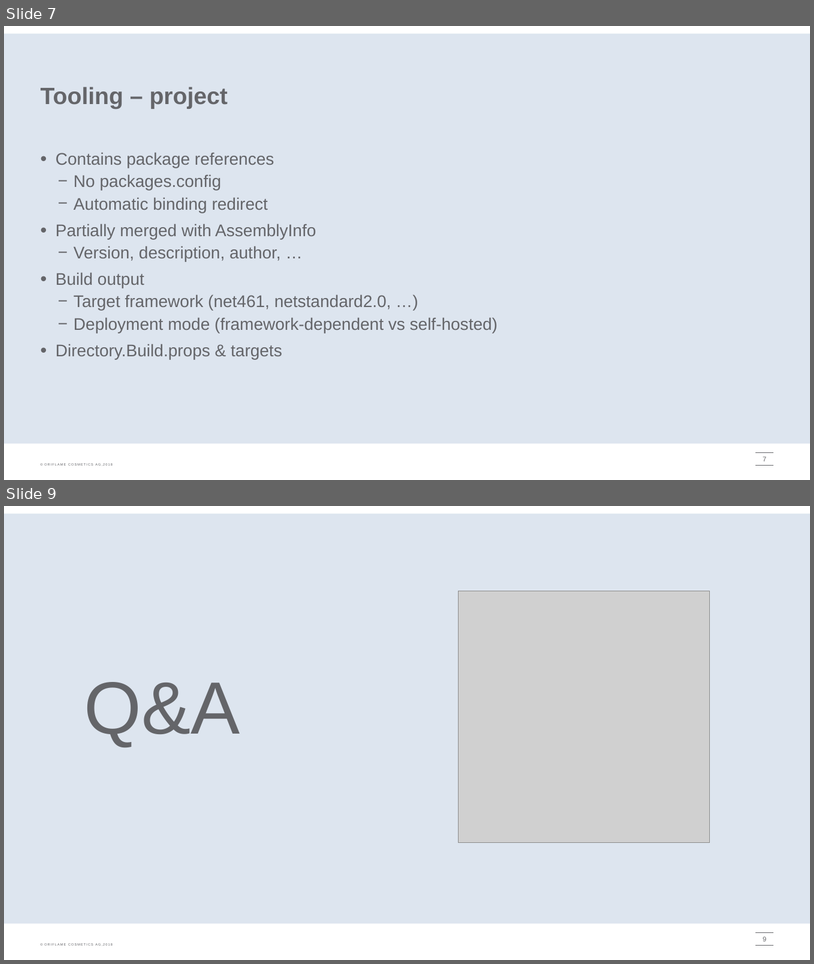
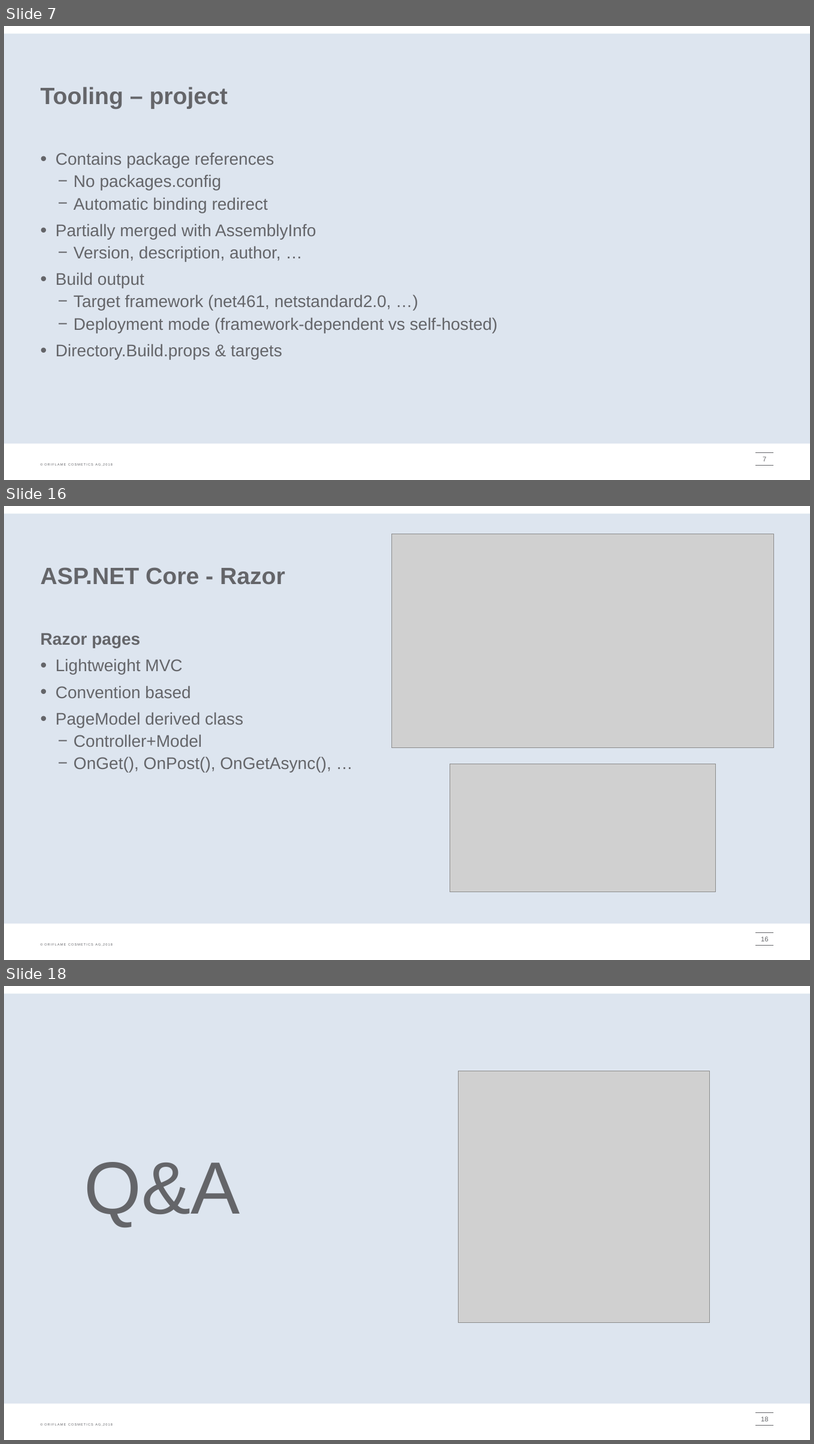
Before and after one commit to onpaj/coreintro, a slide deck: docs/CoreIntro.pptx. Shown one above the other, each under a label of ours: slides 7 and 9 before the commit, slides 7, 16 and 18 after it; the slides between them are not shown. The pictures are 814x964 and 814x1444 pixels, drawn with LibreOffice and Linux fonts; fonts in the diff are those of the drawing; grey boxes stand for pictures; background and template pictures are left out. Boxes give left, top, right and bottom in pixels: in the first picture for what was removed or moved away, otherwise in the second. Text is boxed around its words. In the diff, an @@ line names an element or a change of style, - is before the commit and + after.

```diff
--- a/docs/CoreIntro.pptx
+++ b/docs/CoreIntro.pptx
@@ slide 16 added at (4, 506, 810, 960), background #FFFFFF; not listed: 4 template elements that a slide beside it also shows @@
@@ picture added at (392, 534, 775, 748) @@
@@ title added at (41, 567, 285, 585), 28 pt, text #646569, bold @@
+ASP.NET Core - Razor
@@ text added at (41, 633, 331, 772), 20 pt, text #646569 @@
+Razor pages
+• Lightweight MVC
+• Convention based
+• PageModel derived class
+  − Controller+Model
+  − OnGet(), OnPost(), OnGetAsync(), …
@@ picture added at (450, 764, 716, 892) @@
@@ page number added at (761, 936, 768, 941), 8 pt, text #646569 @@
+16
@@ what was slide 9 is now slide 18 @@
@@ page number at (761, 1416, 768, 1421): text changed @@
-9
+18
```
Also in this commit, not shown: 4 slides changed, 8 other slides added, 1 slide removed, 7 other files.
